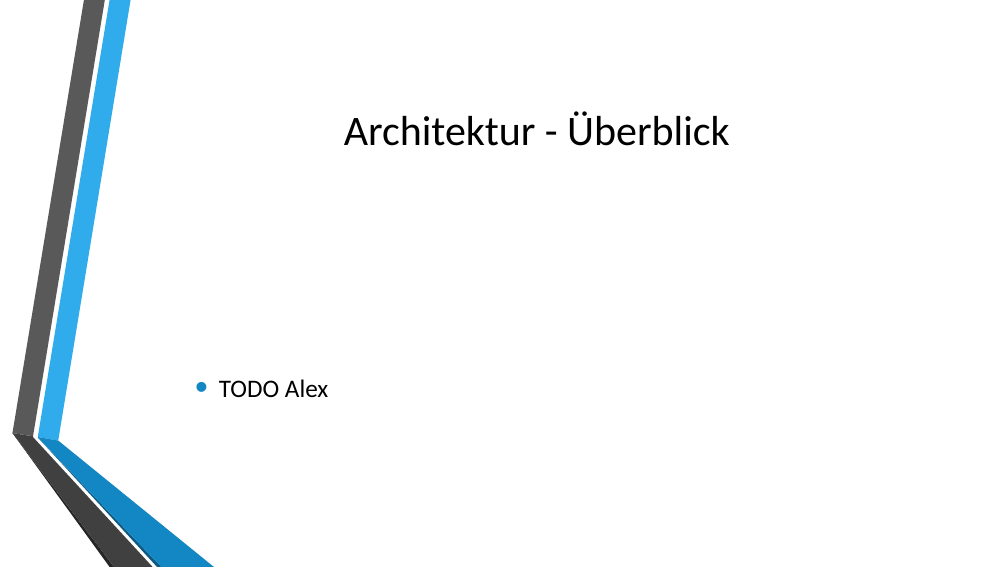
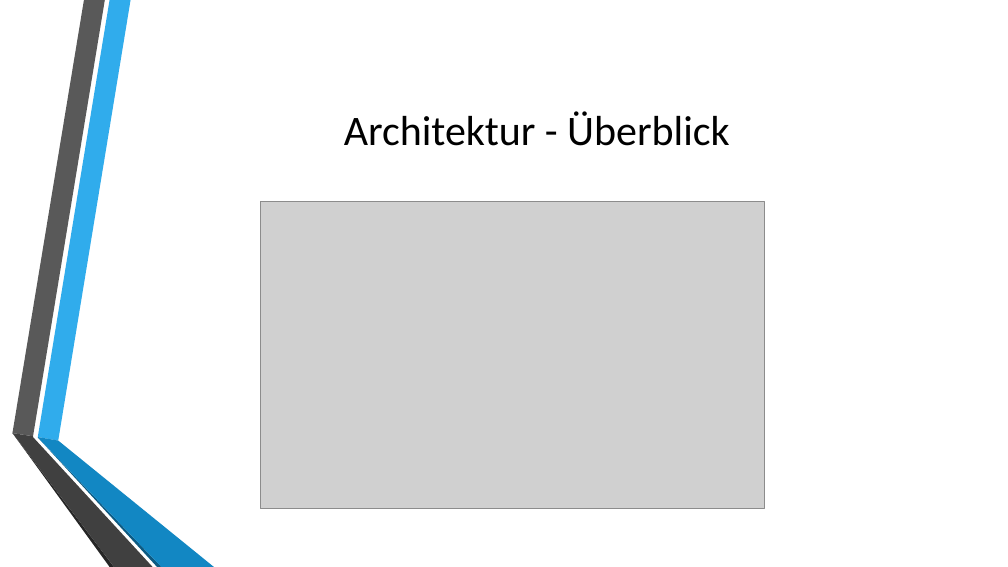
Before and after one commit to autarchprinceps/Reactive-Load-Generator, a slide deck: slide 4 of Dokumentation/Präsentation.pptx. Drawn at 1008x567 pixels with LibreOffice and Linux fonts; fonts in the diff are those of the drawing; grey boxes stand for pictures; background and template pictures are left out. Boxes give left, top, right and bottom in pixels: in the first picture for what was removed or moved away, otherwise in the second. Text is boxed around its words. In the diff, an @@ line names an element or a change of style, - is before the commit and + after.

Commit message:
Präsentation: Architektur Überblick

```diff
--- a/Dokumentation/Präsentation.pptx
+++ b/Dokumentation/Präsentation.pptx
@@ picture added at bbox=[260, 202, 765, 509] @@
@@ text removed at bbox=[219, 379, 328, 397] @@
-• TODO Alex
```
